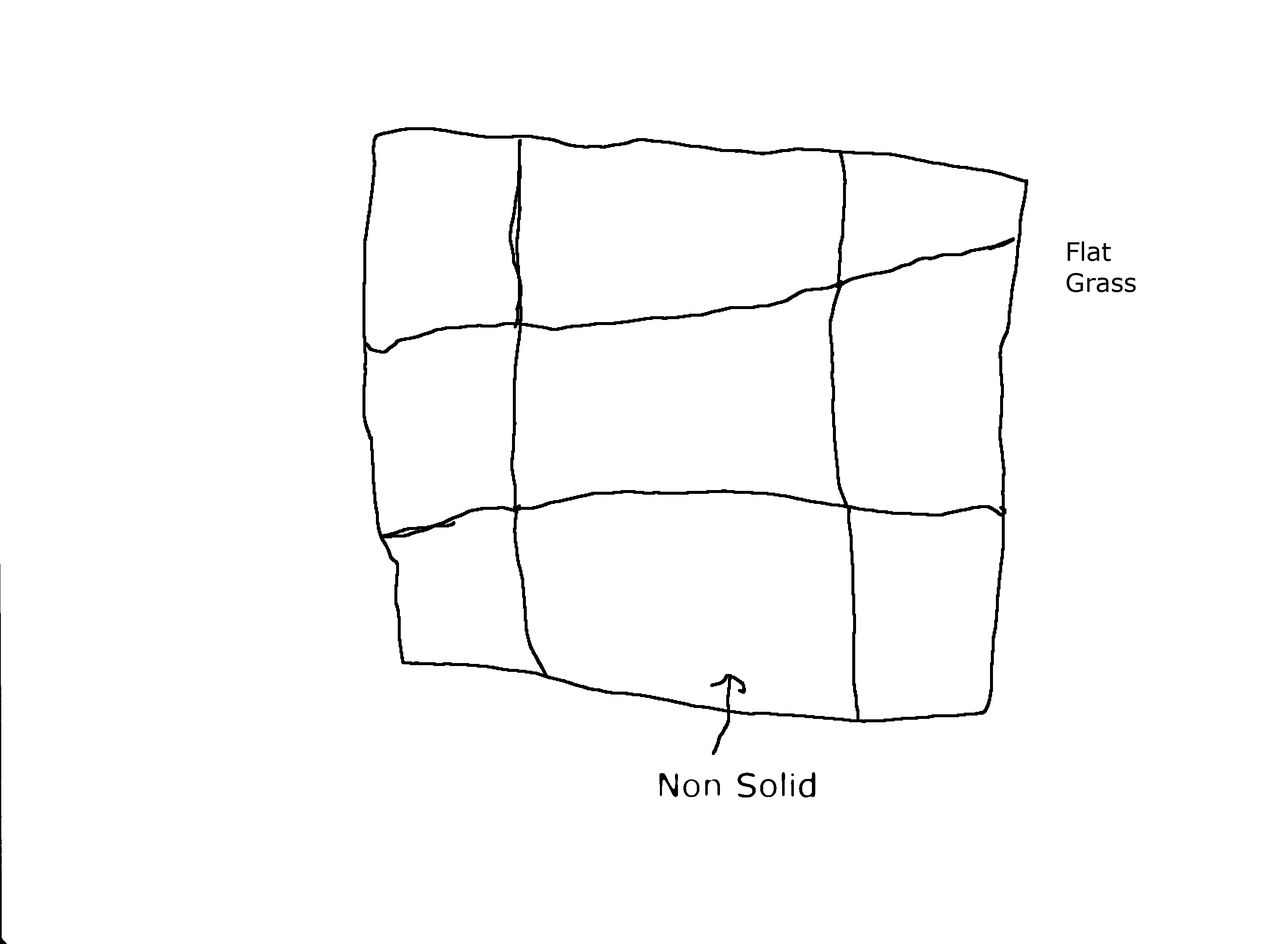
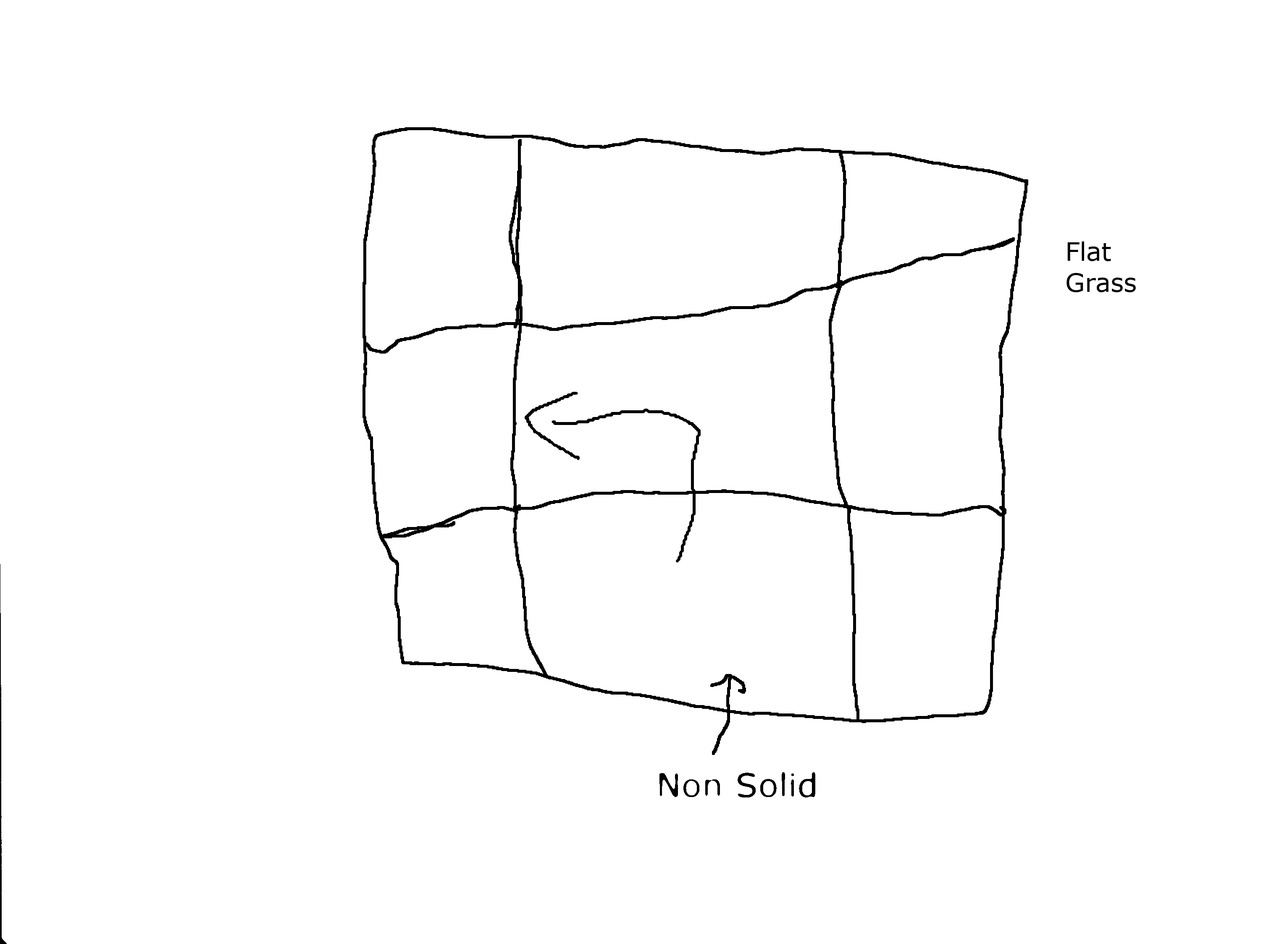
Revision of a layered (1287, 944) image; what changed, layer by layer:
painted on "The entrance.png" over (524, 391, 701, 563)
